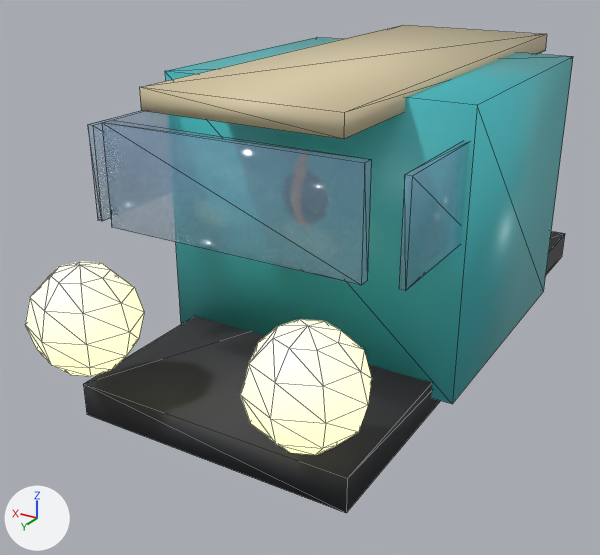
Renders of the glTF model assets-src/cars/combi/combi_clean.glb from each side of a commit.
Before and after are seen from a camera (50 mm lens) standing at (-1.37, 2.86, 1.54) and looking at (0.14, 0.33, 0.28). Lighting does not change. The marker at lower left points along +X, +Y and +Z. The picture after the commit comes second. Mesh edges are drawn as thin lines. Where no turn or scale is listed for an object, it has been applied to the vertices.

Objects in the first picture: 'Combi'.
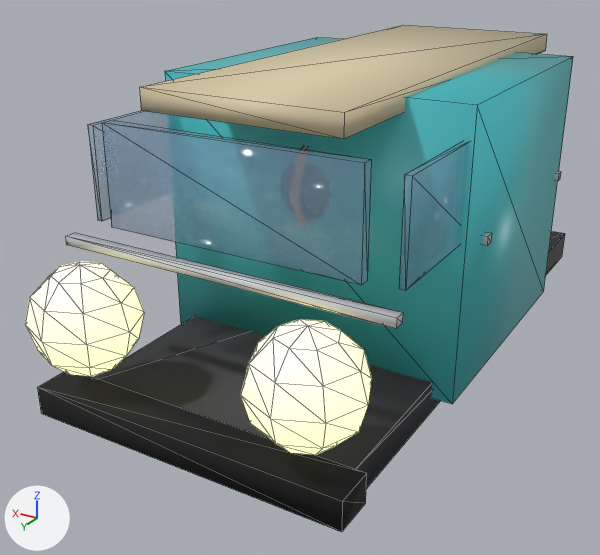
Location of each change, [x1, y1, x2, y2] in pixels of the pictures (600 x 555 px):
'Combi', reshaped
    before: [25, 25, 573, 513]
    after: [25, 25, 573, 532]
part 1 of me_combi, added
    after: [554, 171, 561, 181]
part 2 of me_combi, added
    after: [483, 233, 492, 246]
part 3 of me_combi, added
    after: [65, 233, 403, 329]
part 4 of me_combi, added
    after: [37, 372, 367, 532]

What the commit changed:
Material 'Glass.001' (mat_glass_001) is new.
Its base color is (0.0103, 0.0212, 0.0395) (dark blue #1a2838).
Its roughness is 0.06.
Its alpha is 0.55.
Material 'Rubber.001' (mat_rubber_001) is new.
Its base color is (0.00304, 0.00304, 0.00304) (black #0a0a0a).
Its roughness is 0.85.
Material 'Trim' (mat_trim) is new.
Its base color is (0.584, 0.604, 0.638) (light grey #c9ccd1).
Its roughness is 0.38.
Material 'Rubber' (mat_rubber) is new.
Its base color is (0.00304, 0.00335, 0.00439) (black #0a0b0e).
Its roughness is 0.9.
me_combi is used by ob_combi; location (0.0, 0.115, 0.532).
me_combi had 354 vertices, 648 faces and spanned x -0.58..0.58, y -1.27..1.27, z -0.54..0.54.
me_combi now has 390 vertices, 700 faces and spans x -0.59..0.59, y -1.27..1.27, z -0.54..0.54.
me_combi part 1: a new loose piece, a box spanning x -0.59..0.59, y -0.635..-0.595, z 0.032..0.063, in mat_trim (light grey #c9ccd1).
me_combi part 2: a new loose piece, a box spanning x -0.59..0.59, y 0.215..0.255, z 0.032..0.063, in mat_trim (light grey #c9ccd1).
me_combi part 3: a new loose piece, a box spanning x -0.59..0.59, y 0.915..0.955, z 0.032..0.063, in mat_trim (light grey #c9ccd1).
me_combi part 4: a new loose piece, a box spanning x -0.56..0.56, y 1.035..1.175, z -0.482..-0.383, in mat_rubber (black #0a0b0e).
Other edits to the shape of me_combi do not show in these pictures.
me_combi no longer uses material mat_matte_002 (dark green #3d4a22).
me_combi no longer uses material mat_matte_003 (black #111111).
me_combi gains material mat_trim (light grey #c9ccd1).
me_combi gains material mat_rubber (black #0a0b0e).
me_combi gains material mat_glass_001 (dark blue #1a2838).
me_combi gains material mat_rubber_001 (black #0a0a0a).
